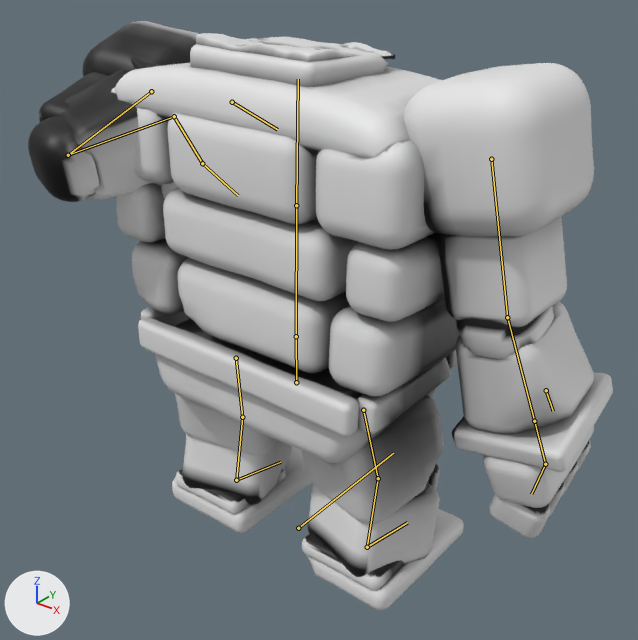
A saved change to the glTF model assets/models/headless_body.glb.
One viewpoint serves both versions: a 50 mm camera at (6.82, -8.03, 8.55) aimed at (0.29, 0.12, 3.49). Arrows for +X, +Y and +Z are at lower left; the lights stay in place. The older version comes first. Both versions are drawn at frame 6 of the action 'listen'; the numbers are the values there. The bones that change, and the others that lie on the model, are drawn over the model as lines.

The first picture shows 'Body'.
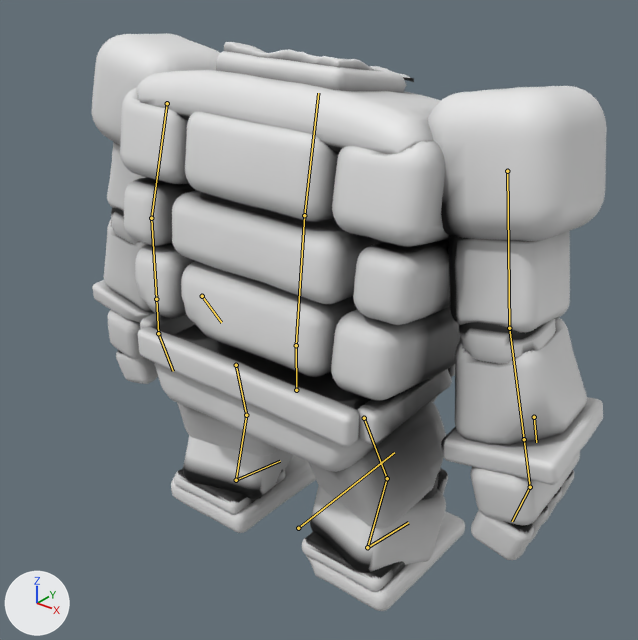
The change, as a diff of the scene's bpy script:
```diff
--- a/assets/models/headless_body.glb.py
+++ b/assets/models/headless_body.glb.py
@@ bone_root @@
 bone_root = bpy.data.objects['HeadlessBodyRig'].pose.bones['root']
-bone_root.scale = (1.0, 1.0, 1.01)
+bone_root.scale = (1.0, 1.0, 0.99)
@@ bone_hips @@
 bone_hips = bpy.data.objects['HeadlessBodyRig'].pose.bones['hips']  # child of 'root'
-bone_hips.location = (0.0, -0.05, 0.0)
+bone_hips.location = (0.0, -0.13, 0.0)
@@ bone_spine @@
 bone_spine = bpy.data.objects['HeadlessBodyRig'].pose.bones['spine']  # child of 'hips'
-bone_spine.rotation_quaternion = (1.0, -0.01, 0.0, 0.0)  # degrees (-1, 0, 0)
+bone_spine.rotation_quaternion = (0.998, -0.055, 0.0, 0.0)  # degrees (-6, 0, 0)
@@ bone_chest @@
 bone_chest = bpy.data.objects['HeadlessBodyRig'].pose.bones['chest']  # child of 'spine'
-bone_chest.rotation_quaternion = (1.0, -0.004, -0.008, 0.0)  # degrees (0, -1, 0)
+bone_chest.rotation_quaternion = (0.999, -0.037, 0.0, 0.0)  # degrees (-4, 0, 0)
@@ bone_upper_arm_l @@
 bone_upper_arm_l = bpy.data.objects['HeadlessBodyRig'].pose.bones['upper_arm.L']  # child of 'chest'
-bone_upper_arm_l.rotation_quaternion = (-0.498, 0.313, -0.37, 0.329)  # degrees (-78, 16, -80)
+bone_upper_arm_l.rotation_quaternion = (0.996, 0.035, -0.003, 0.086)  # degrees (4, -1, 10)
@@ bone_forearm_l @@
 bone_forearm_l = bpy.data.objects['HeadlessBodyRig'].pose.bones['forearm.L']  # child of 'upper_arm.L'
-bone_forearm_l.rotation_quaternion = (0.227, 0.973, 0.0, 0.0)  # degrees (154, 0, 0)
+bone_forearm_l.rotation_quaternion = (0.994, 0.113, 0.0, 0.0)  # degrees (13, 0, 0)
@@ bone_hand_l @@
 bone_hand_l = bpy.data.objects['HeadlessBodyRig'].pose.bones['hand.L']  # child of 'forearm.L'
-bone_hand_l.rotation_quaternion = (0.522, -0.429, 0.17, 0.227)  # degrees (-73, 44, 14)
+bone_hand_l.rotation_quaternion = (1.0, 0.0, 0.0, 0.0)  # degrees (0, 0, 0)
@@ bone_upper_arm_r @@
 bone_upper_arm_r = bpy.data.objects['HeadlessBodyRig'].pose.bones['upper_arm.R']  # child of 'chest'
-bone_upper_arm_r.rotation_quaternion = (-0.995, -0.035, -0.003, 0.096)  # degrees (4, 1, -11)
+bone_upper_arm_r.rotation_quaternion = (0.996, 0.035, 0.003, -0.086)  # degrees (4, 1, -10)
@@ bone_forearm_r @@
 bone_forearm_r = bpy.data.objects['HeadlessBodyRig'].pose.bones['forearm.R']  # child of 'upper_arm.R'
-bone_forearm_r.rotation_quaternion = (0.993, 0.122, 0.0, 0.0)  # degrees (14, 0, 0)
+bone_forearm_r.rotation_quaternion = (0.994, 0.113, 0.0, 0.0)  # degrees (13, 0, 0)
@@ bone_thigh_l @@
 bone_thigh_l = bpy.data.objects['HeadlessBodyRig'].pose.bones['thigh.L']  # child of 'hips'
-bone_thigh_l.rotation_quaternion = (-0.985, -0.091, 0.142, -0.039)  # degrees (10, -17, 3)
+bone_thigh_l.rotation_quaternion = (0.976, 0.162, -0.139, 0.051)  # degrees (18, -17, 3)
@@ bone_shin_l @@
 bone_shin_l = bpy.data.objects['HeadlessBodyRig'].pose.bones['shin.L']  # child of 'thigh.L'
-bone_shin_l.rotation_quaternion = (0.982, -0.182, 0.0, 0.0)  # degrees (-21, 0, 0)
+bone_shin_l.rotation_quaternion = (0.945, -0.328, 0.0, 0.0)  # degrees (-38, 0, 0)
@@ bone_foot_l @@
 bone_foot_l = bpy.data.objects['HeadlessBodyRig'].pose.bones['foot.L']  # child of 'shin.L'
-bone_foot_l.rotation_quaternion = (0.985, 0.09, 0.017, -0.146)  # degrees (10, 3, -17)
+bone_foot_l.rotation_quaternion = (0.975, 0.167, 0.028, -0.145)  # degrees (19, 6, -16)
@@ bone_thigh_r @@
 bone_thigh_r = bpy.data.objects['HeadlessBodyRig'].pose.bones['thigh.R']  # child of 'hips'
-bone_thigh_r.rotation_quaternion = (-0.984, -0.098, -0.142, 0.042)  # degrees (11, 17, -3)
+bone_thigh_r.rotation_quaternion = (0.976, 0.162, 0.139, -0.051)  # degrees (18, 17, -3)
@@ bone_shin_r @@
 bone_shin_r = bpy.data.objects['HeadlessBodyRig'].pose.bones['shin.R']  # child of 'thigh.R'
-bone_shin_r.rotation_quaternion = (0.98, -0.196, 0.0, 0.0)  # degrees (-23, 0, 0)
+bone_shin_r.rotation_quaternion = (0.945, -0.328, 0.0, 0.0)  # degrees (-38, 0, 0)
@@ bone_foot_r @@
 bone_foot_r = bpy.data.objects['HeadlessBodyRig'].pose.bones['foot.R']  # child of 'shin.R'
-bone_foot_r.rotation_quaternion = (0.984, 0.098, -0.018, 0.146)  # degrees (11, -4, 17)
+bone_foot_r.rotation_quaternion = (0.975, 0.167, -0.028, 0.145)  # degrees (19, -6, 16)
```

Changed parts and their boxes [x1, y1, x2, y2] in the pictures (638 x 640 px):
'Body', posed (12% narrower): before [28, 21, 613, 610]; after [92, 33, 607, 611]
bone 'root', root to tip: before (298, 528) to (393, 453); after (298, 528) to (394, 452)
bone 'hips', root to tip: before (296, 382) to (296, 336); after (296, 390) to (296, 345)
bone 'spine', root to tip: before (296, 336) to (296, 205); after (296, 345) to (304, 215)
bone 'chest', root to tip: before (296, 205) to (298, 79); after (304, 215) to (318, 93)
bone 'upper_arm.L', root to tip: before (151, 91) to (68, 155); after (167, 103) to (151, 218)
bone 'forearm.L', root to tip: before (68, 155) to (174, 116); after (151, 218) to (156, 299)
bone 'hand.L', root to tip: before (174, 116) to (202, 163); after (156, 299) to (158, 333)
bone 'upper_arm.R', root to tip: before (491, 159) to (507, 317); after (507, 171) to (509, 328)
bone 'forearm.R', root to tip: before (507, 317) to (534, 421); after (509, 328) to (524, 439)
bone 'thigh.L', root to tip: before (236, 358) to (242, 417); after (236, 365) to (246, 415)
bone 'shin.L', root to tip: before (242, 417) to (236, 480); after (246, 415) to (236, 480)
bone 'foot.L', root to tip: before (236, 480) to (280, 462); after (236, 480) to (280, 461)
bone 'thigh.R', root to tip: before (363, 410) to (378, 478); after (364, 418) to (387, 478)
bone 'shin.R', root to tip: before (378, 478) to (367, 547); after (387, 478) to (367, 547)
bone 'foot.R', root to tip: before (367, 547) to (407, 522); after (367, 547) to (408, 522)
